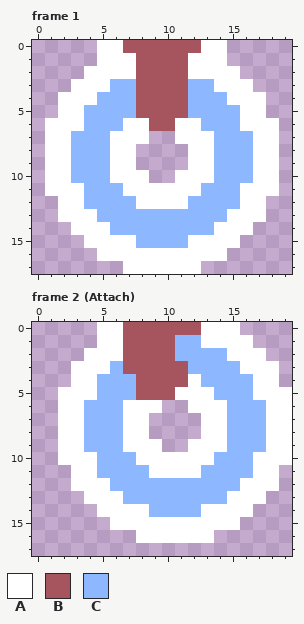
Two versions of one pixel-art file, Assets/Environment/Grappling/Grappling Point.aseprite. This is how it looked before the edit.
20x18 pixels, 6 frames. Shown: frame 1, frame 2 (Attach). The commit also changed other frames, which this record leaves out.
Visible layers, top first: "Layer 3", "Layer 1".
Palette (. is transparent): A #ffffff  B #a6555f  C #8db7ff
Pixels before, frame 1, first column x 1:
 0 ....AABBBBBBAA....
 1 ....AAABBBBAAA....
 2 ...AAAABBBBAAAA...
 3 ..AAACCBBBBCCAAA..
 4 .AAACCCBBBBCCCAAA.
 5 .AACCCCBBBBCCCCAA.
 6 AAACCCAABBAACCCAAA
 7 AACCCAAA..AAACCCAA
 8 AACCCAA....AACCCAA
 9 AACCCAA....AACCCAA
10 AACCCAAA..AAACCCAA
11 AAACCCAAAAAACCCAAA
12 .AACCCCAAAACCCCAA.
13 .AAACCCCCCCCCCAAA.
14 ..AAACCCCCCCCAAA..
15 ...AAAACCCCAAAA...
16 ....AAAAAAAAAA....
17 ......AAAAAA......
Pixels before, frame 2 (Attach), first column x 2:
 0 ...AABBBBBBAAA....
 1 ...AABBBBCCAAAA...
 2 ..AAABBBBCCCCAAA..
 3 .AAACBBBBBCCCCAAA.
 4 .AACCCBBBBACCCCAA.
 5 AAACCCBBBAAACCCAAA
 6 AACCCAAA..AAACCCAA
 7 AACCCAA....AACCCAA
 8 AACCCAA....AACCCAA
 9 AACCCAAA..AAACCCAA
10 AAACCCAAAAAACCCAAA
11 .AACCCCAAAACCCCAA.
12 .AAACCCCCCCCCCAAA.
13 ..AAACCCCCCCCAAA..
14 ...AAAACCCCAAAA...
15 ....AAAAAAAAAA....
16 ......AAAAAA......
New version:
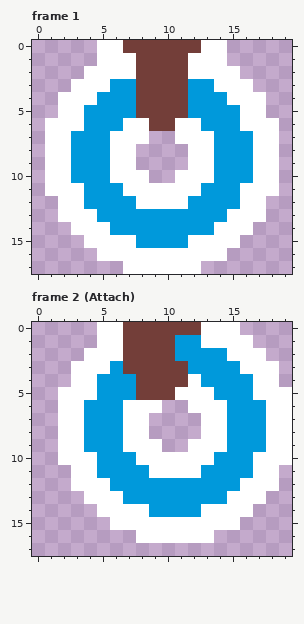
Difference:
Colour B changes from #a6555f to #733e39.
Colour C changes from #8db7ff to #0099db.
